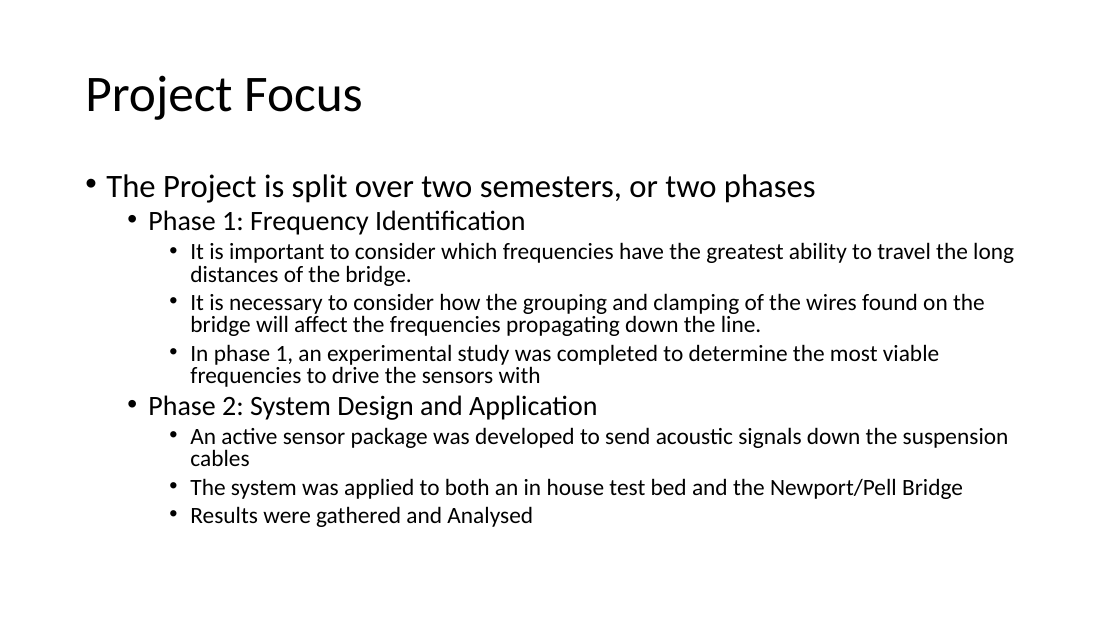
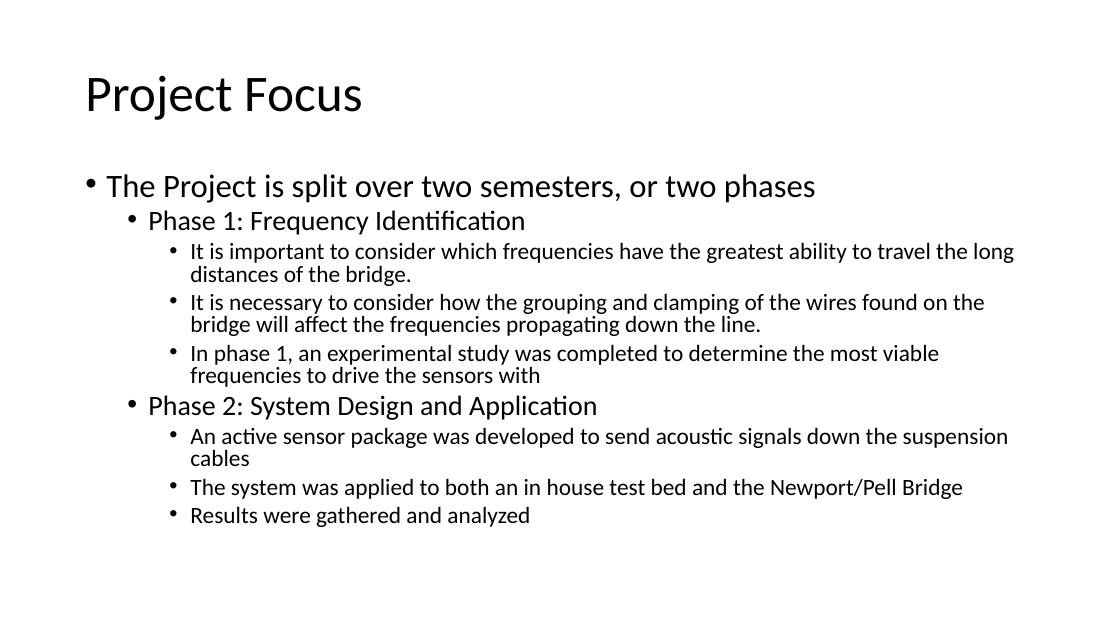
Before and after one commit to embeddedsensors/bridge-monitoring-doc, a slide deck: slide 6 of Development of an Acoustic Tension Cable.pptx. Drawn at 1120x630 pixels with LibreOffice and Linux fonts; fonts in the diff are those of the drawing. Boxes give left, top, right and bottom in pixels: in the first picture for what was removed or moved away, otherwise in the second. Text is boxed around its words. In the diff, an @@ line names an element or a change of style, - is before the commit and + after.

Commit message:
changed a work on ppt

```diff
--- a/Development of an Acoustic Tension Cable.pptx
+++ b/Development of an Acoustic Tension Cable.pptx
@@ text at (x1=190, y1=506, x2=530, y2=527): text changed @@
-    • Results were gathered and Analysed
+    • Results were gathered and analyzed
```
Also in this commit, not shown: 1 other file.
